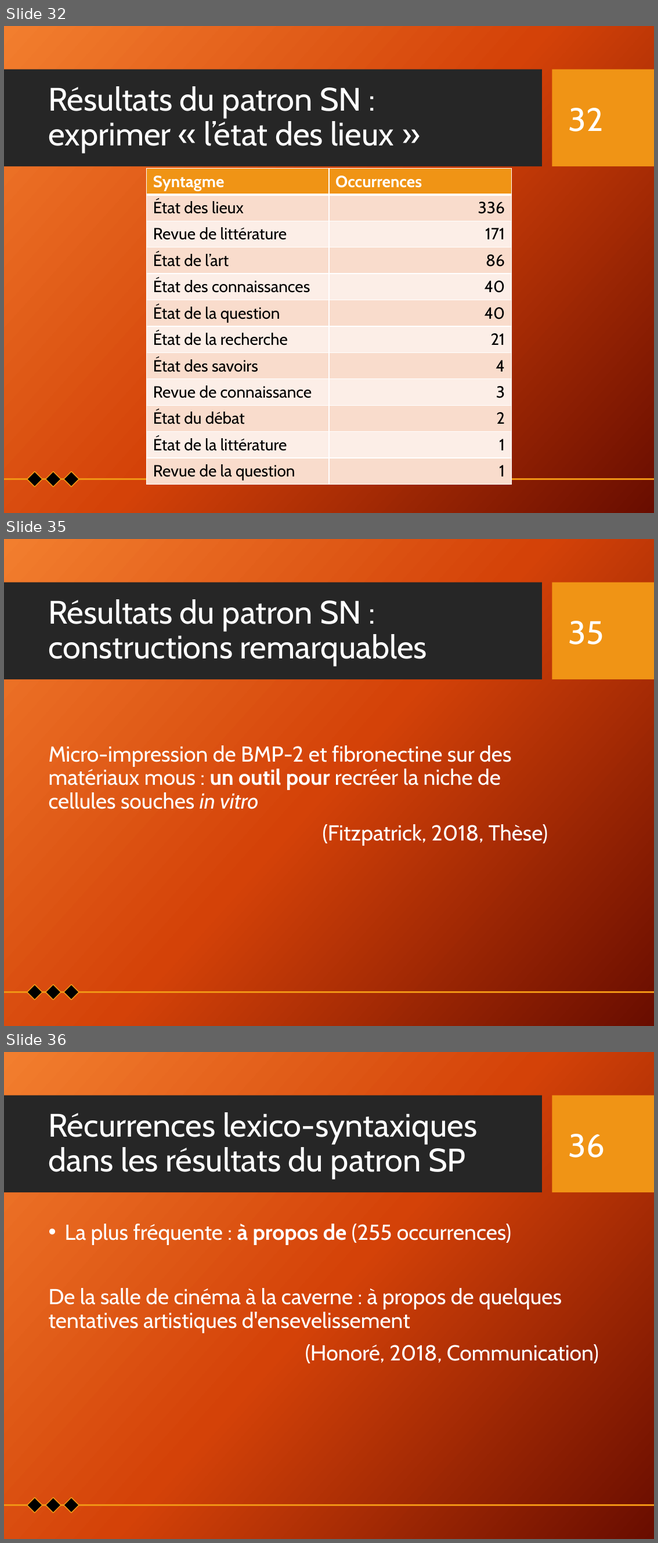
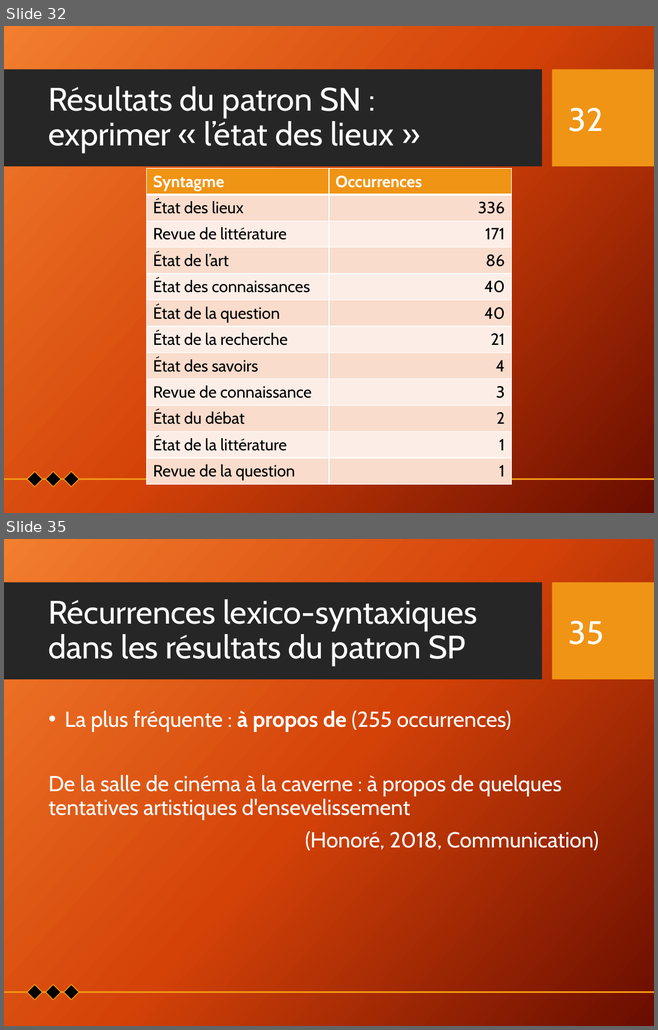
Before and after one commit to Xitog/tal, a slide deck: dossiers/Final - Présentation Projet de recherche.pptx. Shown one above the other, each under a label of ours: slides 32, 35 and 36 before the commit, slides 32 and 35 after it; the slides between them are not shown. The pictures are 658x1543 and 658x1030 pixels, drawn with LibreOffice and Linux fonts; fonts in the diff are those of the drawing; background and template pictures are left out. Boxes give left, top, right and bottom in pixels: in the first picture for what was removed or moved away, otherwise in the second. Text is boxed around its words. In the diff, an @@ line names an element or a change of style, - is before the commit and + after.

```diff
--- a/dossiers/Final - Présentation Projet de recherche.pptx
+++ b/dossiers/Final - Présentation Projet de recherche.pptx
@@ slide 35 removed at box(4, 539, 654, 1026), background picture (left out); not listed: 2 template elements that a slide beside it also shows @@
@@ title removed at box(48, 599, 427, 666) @@
-Résultats du patron SN :
-constructions remarquables
@@ page number removed at box(568, 621, 604, 645) @@
-35
@@ text removed at box(49, 745, 547, 846) @@
-Micro-impression de BMP-2 et fibronectine sur des matériaux mous : un outil pour recréer la niche de cellules souches in vitro
-(Fitzpatrick, 2018, Thèse)
@@ group removed at box(4, 984, 654, 1000): 3 diamonds, 1 line @@
@@ what was slide 36 is now slide 35 @@
@@ page number at box(568, 621, 604, 645): text changed @@
-36
+35
```
Also in this commit, not shown: 9 slides changed, 2 other files.
